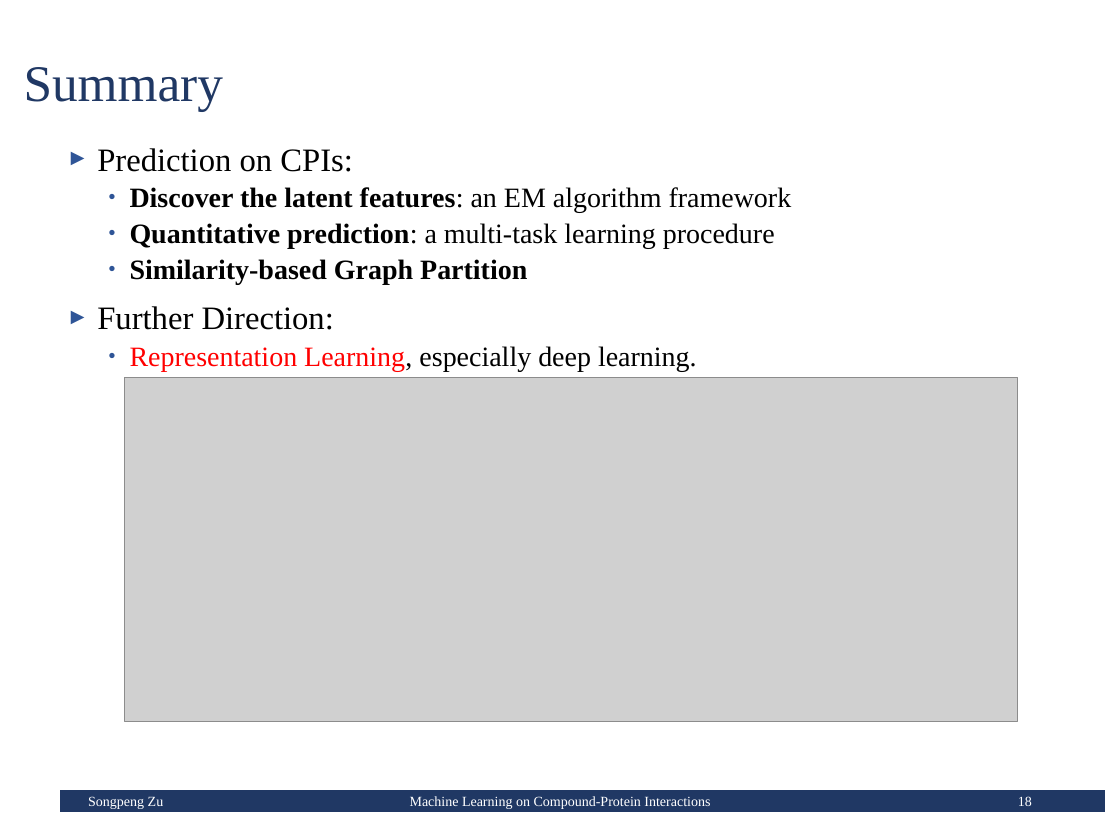
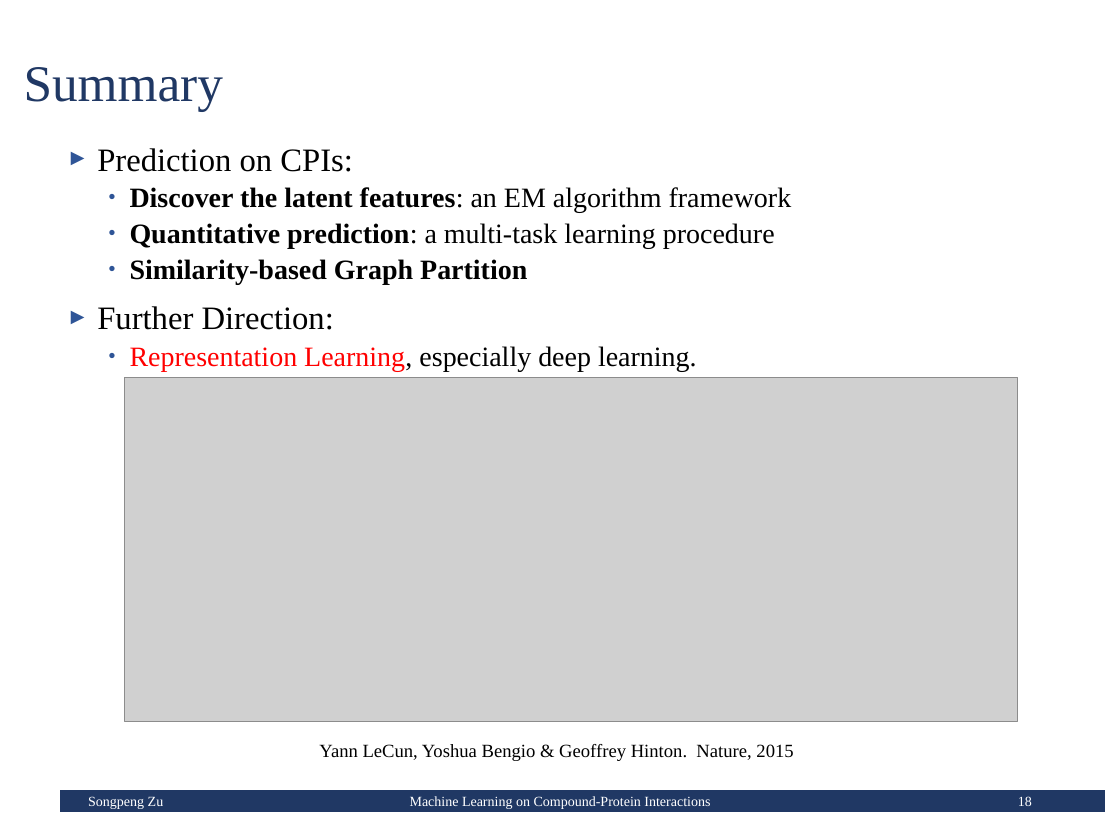
Before and after one commit to qid12/ml-2dqsar, a slide deck: slide 18 of Present/Prediction_CPIs_From_MachineLearning_150819.pptx. Drawn at 1120x840 pixels with LibreOffice and Linux fonts; fonts in the diff are those of the drawing; grey boxes stand for pictures. Boxes give left, top, right and bottom in pixels: in the first picture for what was removed or moved away, otherwise in the second. Text is boxed around its words. In the diff, an @@ line names an element or a change of style, - is before the commit and + after.

```diff
--- a/Present/Prediction_CPIs_From_MachineLearning_150819.pptx
+++ b/Present/Prediction_CPIs_From_MachineLearning_150819.pptx
@@ text added at box(319, 744, 793, 761), 12 pt, text #000000 @@
+Yann LeCun, Yoshua Bengio & Geoffrey Hinton. Nature, 2015
```
Also in this commit, not shown: 2 other slides changed, 1 slide added.
